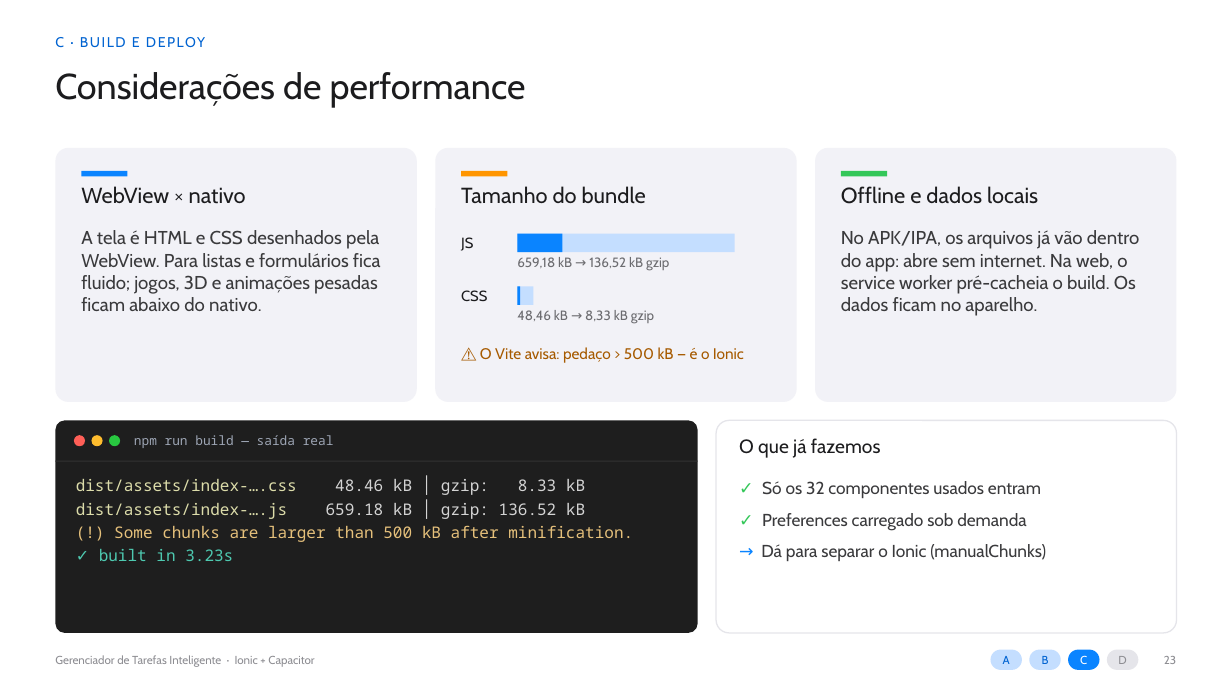
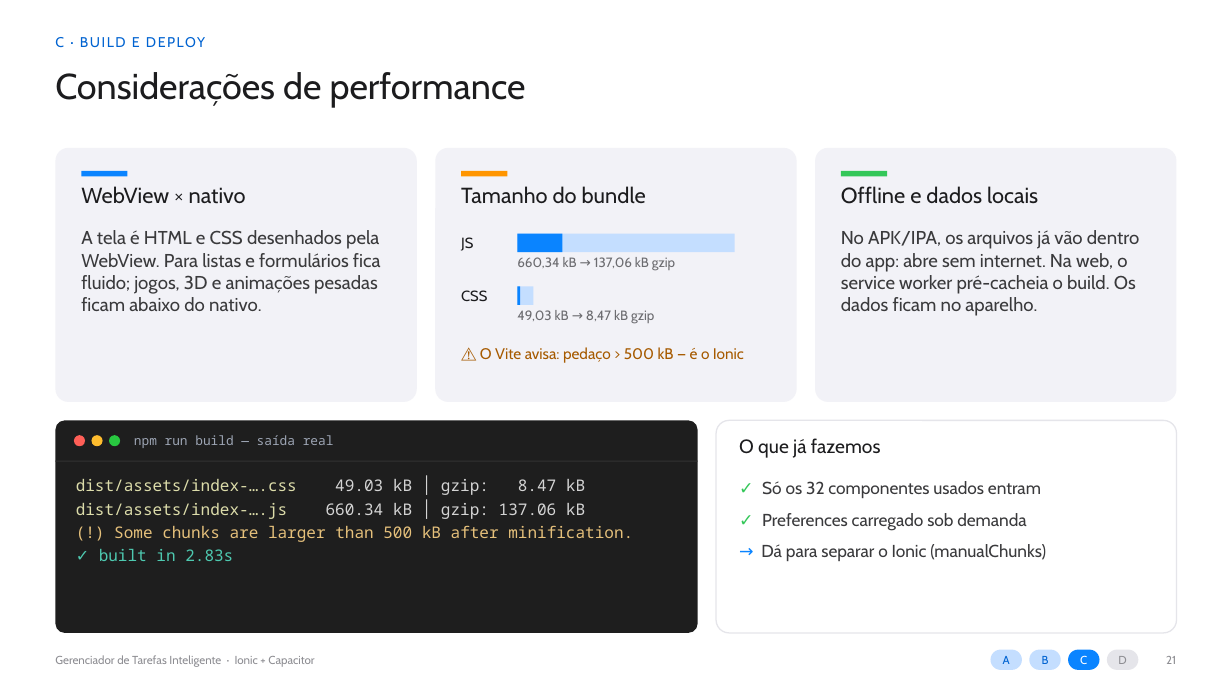
Before and after one commit to jdecarli6/DESENWEB, a slide deck: slide 21 of slides/apresentacao.pptx (slide 23 before the commit). Drawn at 1232x693 pixels with LibreOffice and Linux fonts; fonts in the diff are those of the drawing. Boxes give left, top, right and bottom in pixels: in the first picture for what was removed or moved away, otherwise in the second. Text is boxed around its words. In the diff, an @@ line names an element or a change of style, - is before the commit and + after.

```diff
--- a/slides/apresentacao.pptx
+++ b/slides/apresentacao.pptx
@@ text at <box>517,257,675,271</box>: text changed @@
-659,18 kB → 136,52 kB gzip
+660,34 kB → 137,06 kB gzip
@@ text at <box>517,310,654,323</box>: text changed @@
-48,46 kB → 8,33 kB gzip
+49,03 kB → 8,47 kB gzip
@@ text at <box>76,479,585,519</box>: text changed @@
-dist/assets/index-….css 48.46 kB │ gzip: 8.33 kB
-dist/assets/index-….js 659.18 kB │ gzip: 136.52 kB
+dist/assets/index-….css 49.03 kB │ gzip: 8.47 kB
+dist/assets/index-….js 660.34 kB │ gzip: 137.06 kB
@@ text at <box>99,549,233,561</box>: text changed @@
-✓ built in 3.23s
+✓ built in 2.83s
@@ text at <box>1166,656,1176,664</box>: text changed @@
-23
+21
```
Also in this commit, not shown: 24 other slides changed, 11 slides added, 2 slides removed, 5 other files.
